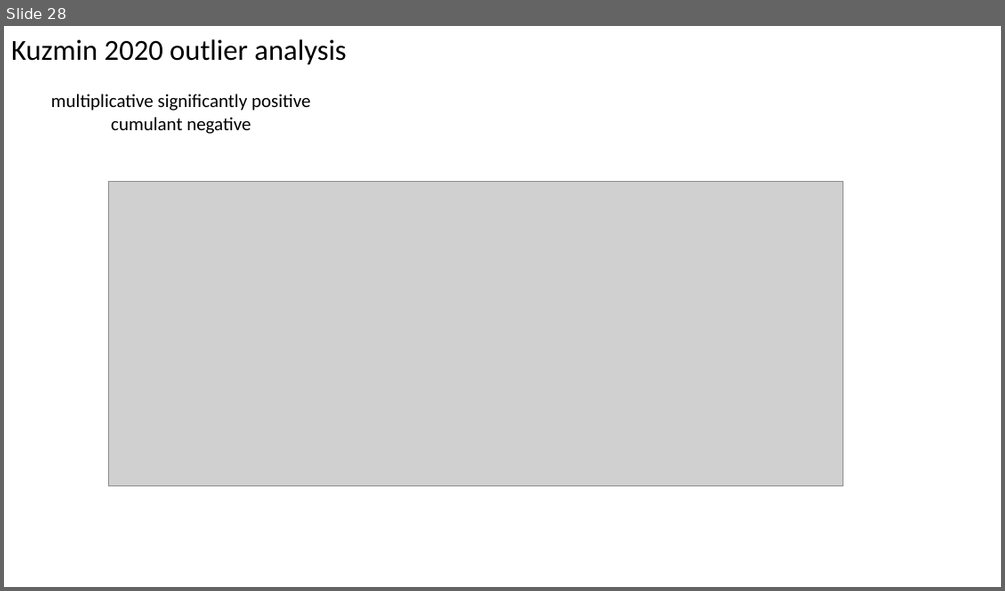
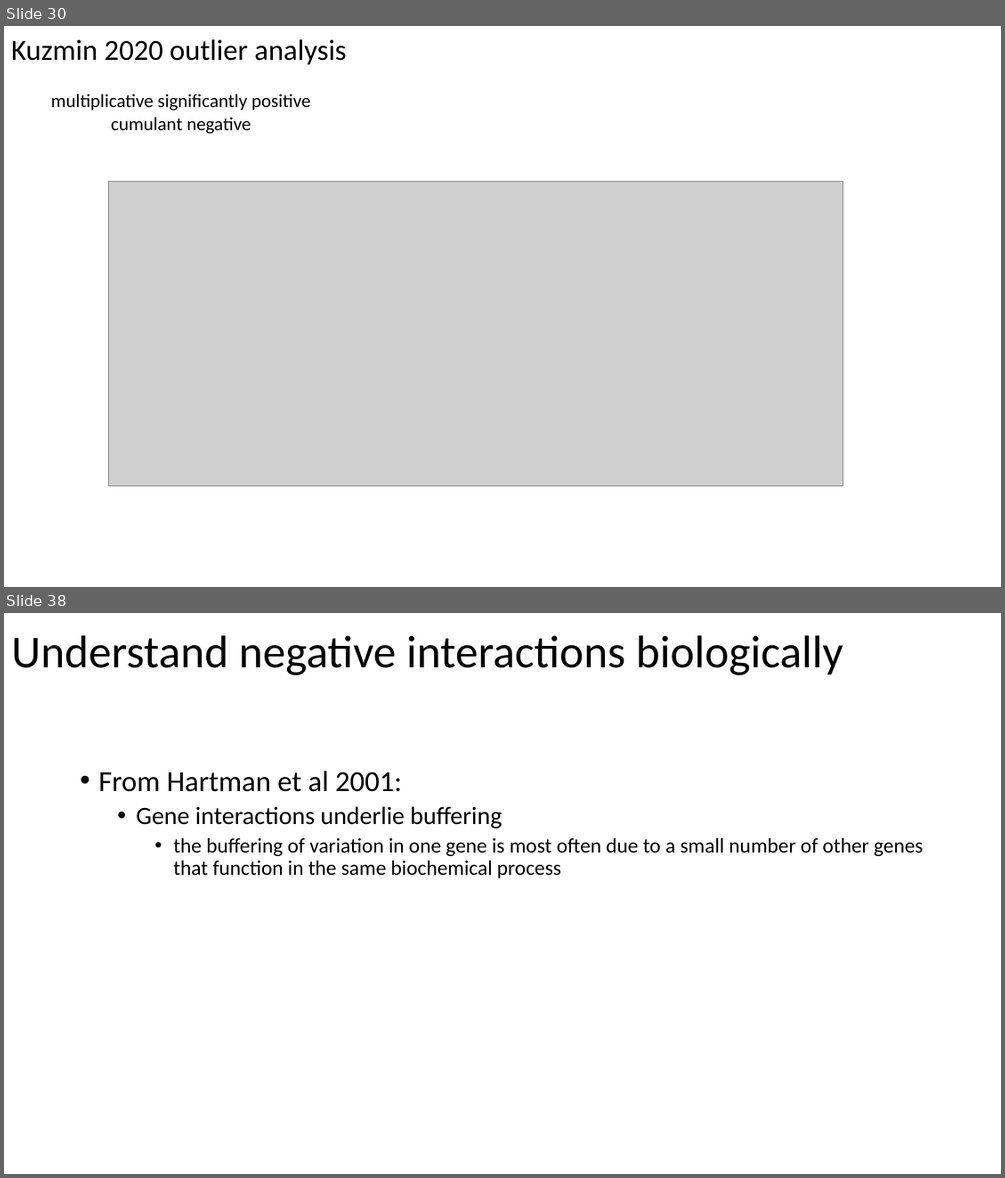
Before and after one commit to brian-arnold/epistasis_reanalysis, a slide deck: yeast_screens/yeast_screens_epistasis_summary.pptx. Shown one above the other, each under a label of ours: slide 28 before the commit, slides 30 and 38 after it; the slides between them are not shown. The pictures are 1005x591 and 1005x1178 pixels, drawn with LibreOffice and Linux fonts; fonts in the diff are those of the drawing; grey boxes stand for pictures. Boxes give left, top, right and bottom in pixels: in the first picture for what was removed or moved away, otherwise in the second. Text is boxed around its words. In the diff, an @@ line names an element or a change of style, - is before the commit and + after.

Commit message:
protein interaction analysis by experiment type

```diff
--- a/yeast_screens/yeast_screens_epistasis_summary.pptx
+++ b/yeast_screens/yeast_screens_epistasis_summary.pptx
@@ slide 38 added at (x1=4, y1=613, x2=1001, y2=1174), background #FFFFFF @@
@@ title added at (x1=11, y1=635, x2=843, y2=675), 44 pt, text #000000 @@
+Understand negative interactions biologically
@@ text added at (x1=98, y1=771, x2=922, y2=878), 20 pt, text #000000 @@
+• From Hartman et al 2001:
+  • Gene interactions underlie buffering
+    • the buffering of variation in one gene is most often due to a small number of other genes that function in the same biochemical process
@@ what was slide 28 is now slide 30 @@
```
Also in this commit, not shown: 1 slide changed, 9 other slides added, 1 slide removed, 8 other files.
